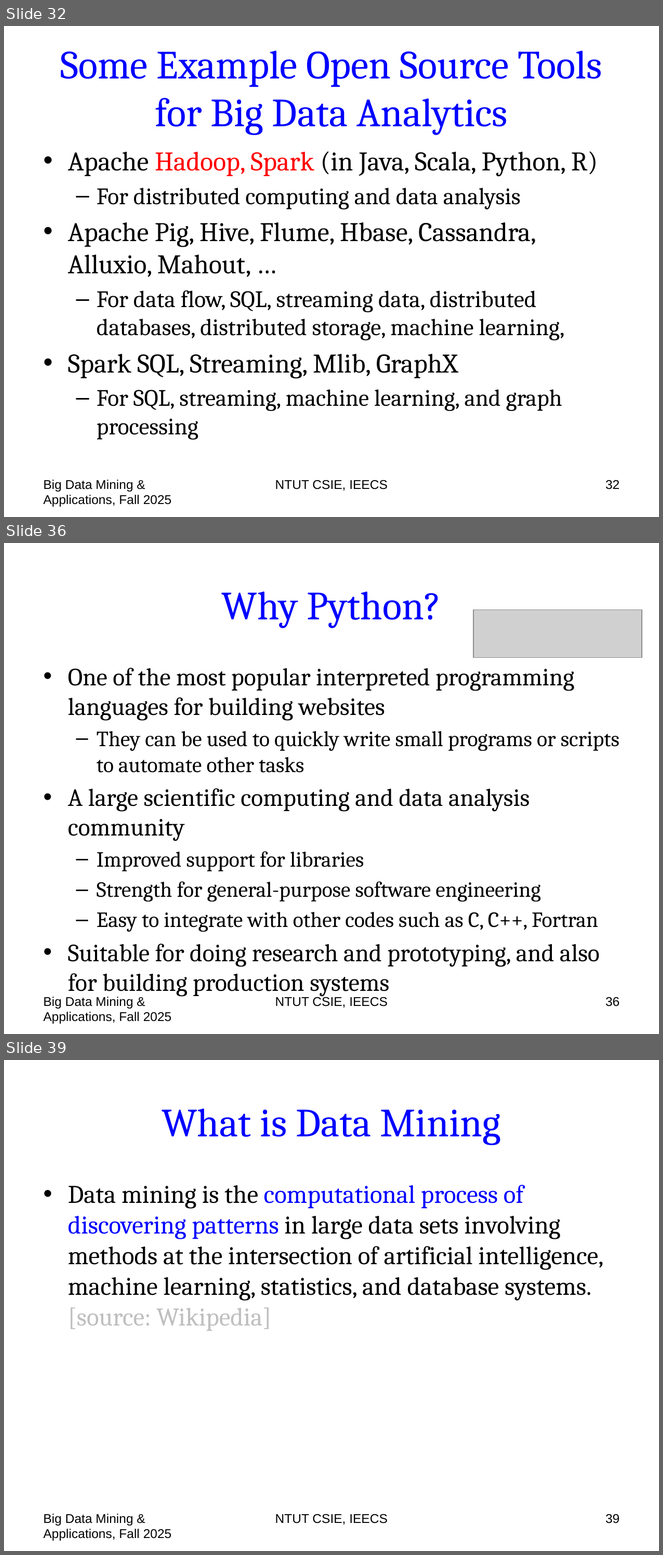
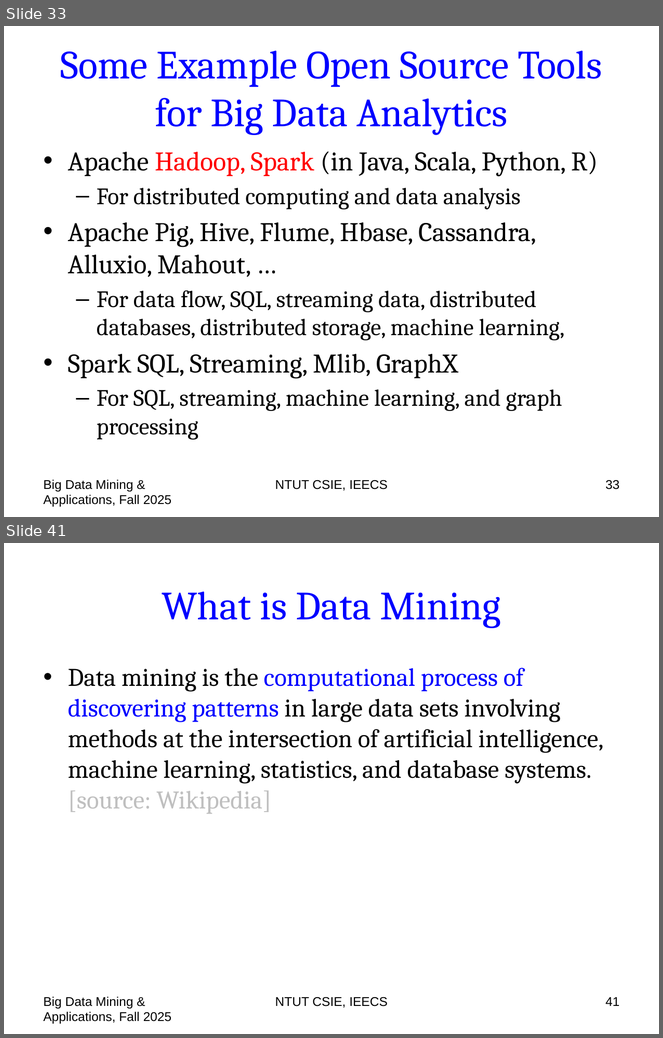
Before and after one commit to chriswjh/chriswjh.github.io, a slide deck: BDM/00-overview.pptx. Shown one above the other, each under a label of ours: slides 32, 36 and 39 before the commit, slides 33 and 41 after it; the slides between them are not shown. The pictures are 663x1555 and 663x1038 pixels, drawn with LibreOffice and Linux fonts; fonts in the diff are those of the drawing; grey boxes stand for pictures. Boxes give left, top, right and bottom in pixels: in the first picture for what was removed or moved away, otherwise in the second. Text is boxed around its words. In the diff, an @@ line names an element or a change of style, - is before the commit and + after.

```diff
--- a/BDM/00-overview.pptx
+++ b/BDM/00-overview.pptx
@@ slide 36 removed at [4,543,659,1034], background #FFFFFF @@
@@ title removed at [222,591,441,628] @@
-Why Python?
@@ picture removed at [474,610,642,657] @@
@@ text removed at [68,668,620,992] @@
-• One of the most popular interpreted programming languages for building websites
-  – They can be used to quickly write small programs or scripts to automate other tasks
-• A large scientific computing and data analysis community
-  – Improved support for libraries
-  – Strength for general-purpose software engineering
-  – Easy to integrate with other codes such as C, C++, Fortran
-• Suitable for doing research and prototyping, and also for building production systems
@@ text removed at [44,997,172,1024] @@
-Big Data Mining & Applications, Fall 2025
@@ text removed at [275,996,388,1008] @@
-NTUT CSIE, IEECS
@@ page number removed at [606,997,620,1007] @@
-36
@@ what was slide 32 is now slide 33 @@
@@ page number at [606,480,620,490]: text changed @@
-32
+33
@@ what was slide 39 is now slide 41 @@
@@ page number at [606,997,620,1006]: text changed @@
-39
+41
```
Also in this commit, not shown: 2 slides changed, 1 slide added, 4 other slides removed.
